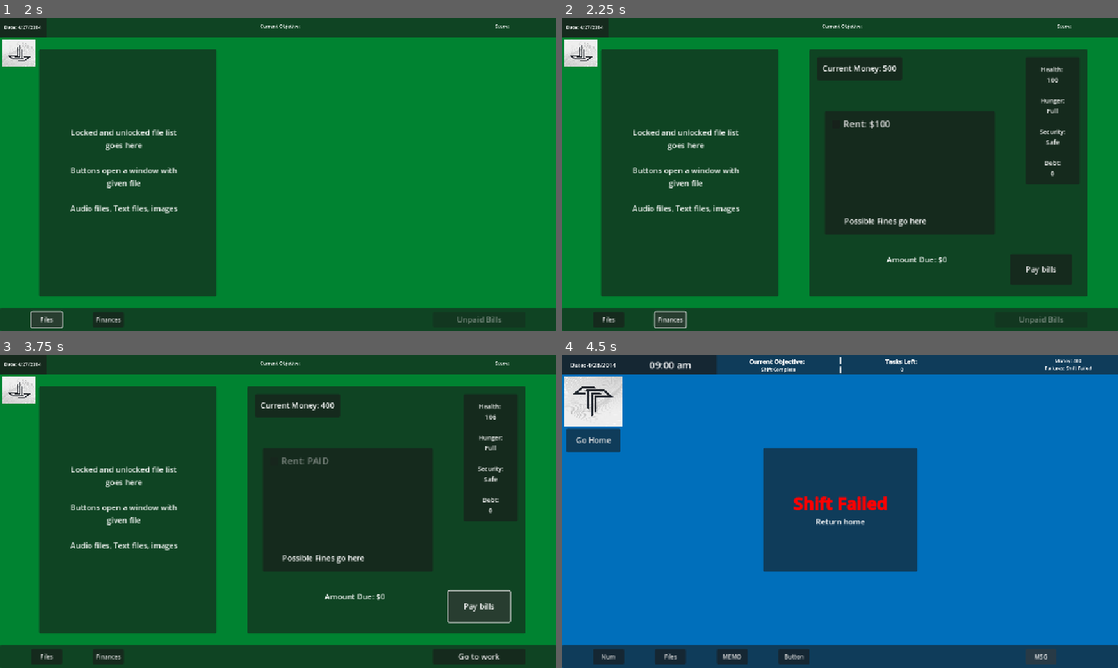
Above: before the commit, frames 1-4 (two rows, left to right).
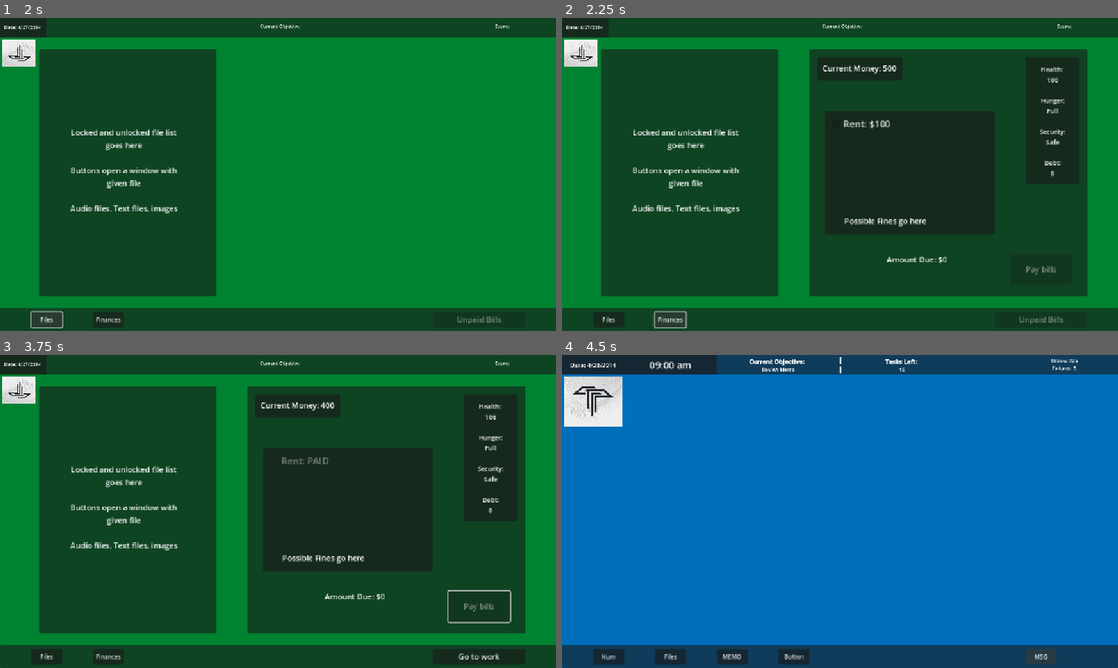
Above: after the commit, the same moments.

Repository: andrewpressman/Operation-OS
Game: Godot game, scene res://Menu/MainMenu.tscn
Two runs of this game, one before a commit and one after it. Both use one fixed random seed, a clock stepped at 60 frames per second and the inputs below.
Inputs:
- Up to frame 1 (2 s): click "New Game" at 0.5 s; click "Files" at 1.25 s
- Up to frame 2 (2.25 s): click "Finances" at 2 s
- Up to frame 3 (3.75 s): click "Rent: $100" at 2.75 s; click "Pay bills" at 3.5 s
- Up to frame 4 (4.5 s): click "Go to work" at 4.25 s

Frame 1 is identical in both runs. In frame 2, less than 0.1% of the frame differs, in the area x 83-89%, y 79-82%; in frame 3, less than 0.1%; in frame 4, 12%, in the area x 0-96%, y 1-70%.
Error before the commit: Invalid call. Nonexistent function 'StartTimer' in base 'Panel (Timer.gd)'. (res://Work/WorkController.gd:41)

Commit message:
Implemented game over, balance / bug fixes
Added game over screen and corresponding fail states
Fixed a bug where pay bills button was active with 0 balance
General optimizations and improvements
added debug button to auto pass tasks

Diff:
--- /dev/null
+++ b/Game Over/GameOver.tscn
@@ -0,0 +1,64 @@
+[gd_scene load_steps=2 format=3 uid="uid://dpjqo8nf1v6dg"]
+
+[ext_resource type="Script" uid="uid://cowbdh2kpuks6" path="res://Game Over/game_over.gd" id="1_nkfid"]
+
+[node name="Node2D" type="Node2D"]
+script = ExtResource("1_nkfid")
+
+[node name="ColorRect" type="ColorRect" parent="."]
+offset_right = 1152.0
+offset_bottom = 648.0
+color = Color(0.197937, 0.197937, 0.197937, 1)
+metadata/_edit_lock_ = true
+
+[node name="GameOver" type="RichTextLabel" parent="."]
+offset_left = 128.0
+offset_top = 64.0
+offset_right = 1024.0
+offset_bottom = 192.0
+theme_override_font_sizes/bold_font_size = 60
+bbcode_enabled = true
+text = "[b][color=green]Game Over[/color][/b]
+"
+horizontal_alignment = 1
+vertical_alignment = 1
+
+[node name="Reason" type="RichTextLabel" parent="."]
+offset_left = 128.0
+offset_top = 192.0
+offset_right = 1024.0
+offset_bottom = 320.0
+theme_override_font_sizes/normal_font_size = 35
+bbcode_enabled = true
+text = "Skill issue"
+horizontal_alignment = 1
+vertical_alignment = 1
+
+[node name="Stats" type="RichTextLabel" parent="."]
+offset_left = 64.0
+offset_top = 320.0
+offset_right = 1088.0
+offset_bottom = 512.0
+theme_override_font_sizes/normal_font_size = 35
+theme_override_font_sizes/bold_font_size = 40
+bbcode_enabled = true
+text = "Stats:"
+horizontal_alignment = 1
+vertical_alignment = 1
+
+[node name="NewGame" type="Button" parent="."]
+offset_left = 256.0
+offset_top = 512.0
+offset_right = 448.0
+offset_bottom = 576.0
+text = "New Game"
+
+[node name="Quit" type="Button" parent="."]
+offset_left = 704.0
+offset_top = 512.0
+offset_right = 896.0
+offset_bottom = 576.0
+text = "Quit"
+
+[connection signal="pressed" from="NewGame" to="." method="NewGame"]
+[connection signal="pressed" from="Quit" to="." method="Quit"]
--- /dev/null
+++ b/Game Over/game_over.gd
@@ -0,0 +1,41 @@
+extends Node2D
+
+var FinalHealth
+var FinalHunger
+var FinalSecurity
+var FinalDebt
+
+func _ready() -> void:
+	GetStats()
+	GlobalVar.Reset()
+	SaveLoad.Save()
+
+#1: health = 0 (dead)
+#2: Security = 0 (locked  up)
+#3: Too many failed shifts (fired)
+#4: Too much debt: (repossed)
+func SetFailReason():
+	match GlobalVar.GameOverReason:
+		1:
+			$Reason.text = "You Died (Health hit 0)"
+		2:
+			$Reason.text = "You got caught (Security hit 0)"
+		3:
+			$Reason.text = "You got Fired (Too many failed shifts)"
+		4:
+			$Reason.text = "Your property got repossed (Too much debt)"
+		_:
+			$Reason.text = "You broke something..."
+
+func GetStats():
+	FinalHealth =   "[b]Health: [/b] " + str(GlobalVar.Health)
+	FinalHunger =   "     [b]Hunger: [/b]" + str(GlobalVar.Hunger)
+	FinalSecurity = "     [b]Security: [/b]" + str(GlobalVar.Security)
+	FinalDebt =     "     [b]Debt: [/b]" + str(GlobalVar.Debt)
+	$Stats.text = "[b]Stats: [/b]\n" +  FinalHealth + FinalHunger + FinalSecurity +  FinalDebt
+
+func NewGame():
+	get_tree().change_scene_to_file("res://Home/HomeDesktop.tscn")
+
+func Quit():
+	get_tree().quit()
--- a/Home/HomeController.gd
+++ b/Home/HomeController.gd
@@ -1,8 +1,4 @@
 extends Node2D
-
-@export var HealthChange : int
-@export var HungerChange : int
-@export var SecurityChange : int
 
 var Options = preload("res://Menu/Options.tscn")
 var OptionsIst: Node = null
@@ -10,6 +6,7 @@
 # Called when the node enters the scene tree for the first time.
 func _ready() -> void:
 	SaveLoad.CurrentScreen = "HOME"
+	$Finances/Pay.disabled = true
 	if SaveLoad.PaidBills[0] == 0:
 		$Taskbar/GoWork.disabled = true
 		$Taskbar/GoWork.text = "Unpaid Bills"
@@ -19,13 +16,7 @@
 	UpdateStatus()
 	SaveLoad.Save()
 
-
 func UpdateStatus():
-	if GlobalVar.CurrentLevel > 0 && SaveLoad.OpenFromSave:
-		GlobalVar.Health = GlobalVar.Health - (HealthChange * GlobalVar.CurrentLevel)
-		GlobalVar.Hunger = GlobalVar.Hunger - (HungerChange * GlobalVar.CurrentLevel)
-		GlobalVar.Security = GlobalVar.Security - (SecurityChange * GlobalVar.CurrentLevel)
-
 	$Finances.UpdateStats()
 
 func EnableWork():
--- a/Home/HomeDesktop.tscn
+++ b/Home/HomeDesktop.tscn
@@ -9,9 +9,6 @@
 
 [node name="HomeScreen" type="Node2D"]
 script = ExtResource("1_h8ttb")
-HealthChange = 4
-HungerChange = 4
-SecurityChange = 4
 
 [node name="Background" type="ColorRect" parent="."]
 offset_right = 1152.0
--- a/Home/finances.gd
+++ b/Home/finances.gd
@@ -141,9 +141,16 @@
 						 Debt: \n" + str(GlobalVar.Debt)
 
 func UpdateDue():
+	if AmountDue == 0:
+		$Pay.disabled = true
+	else:
+		$Pay.disabled = false
 	$AmountDue.text = "Amount Due: $" + str(AmountDue)
 
 func SetPrices():
+	print(str(GlobalVar.CurrentLevel))
+	print(str(GlobalVar.Hunger))
+	print(str(GlobalVar.Security))
 	if GlobalVar.CurrentLevel > 1:
 		GlobalVar.RentPrice += GlobalVar.RentIncrease * GlobalVar.CurrentLevel
 		GlobalVar.FoodPrice += GlobalVar.FoodIncrease * GlobalVar.CurrentLevel
@@ -161,6 +168,7 @@
 @export var HealthChange : int
 @export var HungerChange : int
 @export var SecurityChange : int
+
 func PayBills():
 	if AmountDue <= GlobalVar.Money:
 		GlobalVar.Money += -AmountDue
@@ -168,6 +176,9 @@
 		GlobalVar.Money = 0
 		CurrentDebt = (GlobalVar.Money - AmountDue) * -1 + GlobalVar.Debt
 		GlobalVar.Debt = CurrentDebt
+		if GlobalVar.Debt >= GlobalVar.MaxDebt:
+			GlobalVar.GameOverReason = 4
+			get_tree().change_scene_to_file("res://Game Over/GameOver.tscn")
 
 	match $Bills/FoodQuality.get_selected_id():
 			1:
--- a/Menu/mainMenu.gd
+++ b/Menu/mainMenu.gd
@@ -13,25 +13,8 @@
 @export var RentIncrease : int
 
 func NewGame():
-	SaveLoad.PaidBills = [0,0,0,0,0]
-	GlobalVar.CurrentLevel = 0
-	GlobalVar.Money = GlobalVar.StartMoney
-
-	GlobalVar.RentPrice = GlobalVar.StartRentPrice
-	GlobalVar.RentIncrease = RentIncrease
-
-	GlobalVar.FoodPrice = GlobalVar.StartFoodPrice
-	GlobalVar.FoodIncrease = FoodIncrease
-
-	GlobalVar.MedsPrice = GlobalVar.StartMedsPrice
-	GlobalVar.MedsIncrease = MedsIncrease
-
-	GlobalVar.SecurityPrice = GlobalVar.StartSecurityPrice
-	GlobalVar.SecurityIncrease = SecurityIncrease
-
-	GlobalVar.Health = 100
-	GlobalVar.Hunger = 100
-	GlobalVar.Security = 100
+	#TODO: consider asking if player wants to delete unlocked secerts?
+	GlobalVar.Reset()
 	get_tree().change_scene_to_file("res://Home/HomeDesktop.tscn")
 
 func Continue():
--- a/Work/WorkController.gd
+++ b/Work/WorkController.gd
@@ -38,7 +38,7 @@
 	$ShiftComplete/RichTextLabel.text = "[b][color=green]Shift Complete[/color][/b]\nReturn home"
 	$Bribe.visible = false
 	ShiftComplete = false
-	$Timer.StartTimer()
+
 	#Set inital values
 	match GlobalVar.CurrentLevel:
 		1:
@@ -54,17 +54,23 @@
 			GlobalVar.Tasks = 20
 		_:
 			GlobalVar.Lives = 10
-			GlobalVar.Tasks = 25
+			GlobalVar.Tasks = 20 + GlobalVar.CurrentLevel
 		#Continue down for more levels
 	GetNewTask(false)
+
+#DEBUG Function, remove before launch
+func SkipTask():
+	GlobalObj.ObjectiveComplete = true
+	GlobalObj.TaskFailed = false
 
 func _process(_delta):
 	if CurrentScore != GlobalVar.Score:
 		UpdateScore()
 			#TEMP: show fail and victory
-	if GlobalVar.Lives <= 0: #if player is out of lives... ???
+	if GlobalVar.Lives == 0: #if player is out of lives... ???
+		ShiftFailed()
+		GlobalVar.Lives = -1
 		GlobalVar.ForceShiftEnd = true
-		$ShiftComplete/RichTextLabel.text = "[b][color=red]Shift Failed[/color][/b]\nReturn home"
 		#Give player fine
 
 	if (GlobalVar.Tasks == 0 || GlobalVar.ForceShiftEnd) && !ShiftComplete: #if player has finished all tasks
@@ -89,10 +95,15 @@
 			GetNewTask(true)
 
 	if GlobalVar.TimerFail && !GlobalVar.TimerLock: #if timer runs out amd task is failed, deduct life and task thn reset objective
+		print("9")
 		GlobalVar.TimerFail = false
 		GlobalVar.Tasks = GlobalVar.Tasks - 1
 		GlobalVar.Lives = GlobalVar.Lives - 1
 		GetNewTask(true)
+
+func ShiftFailed():
+	GlobalVar.ShiftFails += 1
+	$ShiftComplete/RichTextLabel.text = "[b][color=red]Shift Failed \n(" + str(GlobalVar.ShiftFails) +  " / 3) remaining [/color][/b]\nReturn home"
 
 @export var LowAdChance : int
 @export var MedAdChance : int
@@ -107,6 +118,7 @@
 		PopupChance = LowAdChance
 
 	var ShowPopup = randi_range(1,PopupChance)
+	ShowPopup = 0
 	if FirstTask:
 		FirstTask = false
 	elif ShowPopup == 1:
@@ -123,14 +135,39 @@
 func hideBribe():
 	$Bribe.visible = false
 
-#Go to home Desktop
+#Update stat figures and go to home Desktop
 func GoHome():
-	GlobalVar.Health = GlobalVar.Health - (10 + GlobalVar.CurrentLevel)
-	GlobalVar.Hunger = GlobalVar.Hunger - (10 + GlobalVar.CurrentLevel)
+	#Health always goes down
+	GlobalVar.Health = GlobalVar.Health - (20 + GlobalVar.CurrentLevel)
+
+	#If hunger can go down, decreaes hunger, otherwise decrease health
+	if GlobalVar.Hunger > (GlobalVar.Hunger - (20 + GlobalVar.CurrentLevel)):
+		GlobalVar.Hunger = GlobalVar.Hunger - (20 + GlobalVar.CurrentLevel)
+	else:
+		GlobalVar.Health = GlobalVar.Health - (20 + GlobalVar.CurrentLevel)
+
+	#if Debt is high, Decrease Security extra
 	GlobalVar.Security = GlobalVar.Security - (10 + GlobalVar.CurrentLevel)
+	if GlobalVar.Debt > 1500:
+		GlobalVar.Security = GlobalVar.Security - (25 + GlobalVar.CurrentLevel)
+	if GlobalVar.Debt > 1000:
+		GlobalVar.Security = GlobalVar.Security - (20 + GlobalVar.CurrentLevel)
+	if GlobalVar.Debt > 500:
+		GlobalVar.Security = GlobalVar.Security - (15 + GlobalVar.CurrentLevel)
+
 	SaveLoad.PaidBills = [0,0,0,0,0]
 	SaveLoad.Save()
-	get_tree().change_scene_to_file("res://Home/HomeDesktop.tscn")
+	if GlobalVar.Health <= 0:
+		GlobalVar.GameOverReason = 1
+		get_tree().change_scene_to_file("res://Game Over/GameOver.tscn")
+	elif GlobalVar.Security == 0:
+		GlobalVar.GameOverReason = 2
+		get_tree().change_scene_to_file("res://Game Over/GameOver.tscn")
+	elif GlobalVar.ShiftFails == 3:
+		GlobalVar.GameOverReason = 3
+		get_tree().change_scene_to_file("res://Game Over/GameOver.tscn")
+	else:
+		get_tree().change_scene_to_file("res://Home/HomeDesktop.tscn")
 
 #Check lives
 func CheckLives():
@@ -247,7 +284,7 @@
 		add_child(t6)
 
 func DisplayMessages():
-	$MissingText.visible = !$MissingText.visible
+	pass
 
 func _input(_event: InputEvent) -> void:
 	if Input.is_action_just_pressed("ui_cancel"):
--- a/Work/WorkDesktop.tscn
+++ b/Work/WorkDesktop.tscn
@@ -335,7 +335,7 @@
 
 [connection signal="pressed" from="Taskbar/NumberPad" to="." method="DisplayNumpad"]
 [connection signal="pressed" from="Taskbar/FileManager" to="." method="DisplayFileManager"]
-[connection signal="pressed" from="Taskbar/Messenger" to="." method="DisplayMessages"]
+[connection signal="pressed" from="Taskbar/Messenger" to="." method="SkipTask"]
 [connection signal="pressed" from="Taskbar/Requests" to="." method="DisplayRequest"]
 [connection signal="pressed" from="Taskbar/Buttons" to="." method="DisplayButtons"]
 [connection signal="pressed" from="GoHome" to="." method="GoHome"]
--- a/Work/statsDisplay.gd
+++ b/Work/statsDisplay.gd
@@ -16,11 +16,11 @@
 func UpdateStats():
 	var HungerStr : String
 	var SecurityStr : String
-	if Hunger < 10:
+	if Hunger < 15:
 		HungerStr  = "Starving"
-	elif Hunger < 30:
+	elif Hunger < 40:
 		HungerStr = "Irritated"
-	elif Hunger < 60:
+	elif Hunger < 80:
 		HungerStr = "Fed"
 	else:
 		HungerStr = "Full"
--- a/global_Variables.gd
+++ b/global_Variables.gd
@@ -6,10 +6,11 @@
 
 var Lives : int #numebr of times the player can fail a task
 var Tasks : int #Number of tasks the player is given
+var ShiftFails : int #number of times the player can fail a shift
 
 #Home variables
 var Money: int = 0
-var Salary: int = 50
+var Salary: int = 25
 #TODO: add salary increase modifier
 
 var RentPrice: int
@@ -47,8 +48,49 @@
 var StartMedsPrice : int = 100
 var StartSecurityPrice : int = 100
 var StartDebt : int = 0
+var MaxDebt : int = 2000
+
+#Starting price increases
+var StartRentRate : int = 50
+var StartFoodRate : int = 50
+var StartMedsRate : int = 50
+var StartSecurityRate : int = 50
+
+#StartingStats
+var StartHealth : int = 100
+var StartHunger : int = 100
+var StartSecurity : int = 100
 
 #Current Level tracker
 var CurrentLevel : int = 0
 
+var GameOverReason : int
+#1: health = 0 (dead)
+#2: Security = 0 (repossed)
+#3: Too many failed shifts (fired)
+
 var optionsVisible = false
+
+func Reset():
+	SaveLoad.PaidBills = [0,0,0,0,0]
+	CurrentLevel = 0
+	Money = StartMoney
+
+	RentPrice = StartRentPrice
+	RentIncrease = StartRentRate
+
+	FoodPrice = StartFoodPrice
+	FoodIncrease = StartFoodRate
+
+	MedsPrice = StartMedsPrice
+	MedsIncrease = StartMedsRate
+
+	SecurityPrice = StartSecurityPrice
+	SecurityIncrease = StartSecurityRate
+
+	Health = StartHealth
+	Hunger = StartHunger
+	Security = StartSecurity
+	Debt = StartDebt
+
+	ShiftFails = 0
Not shown, added: Game Over/game_over.gd.uid
